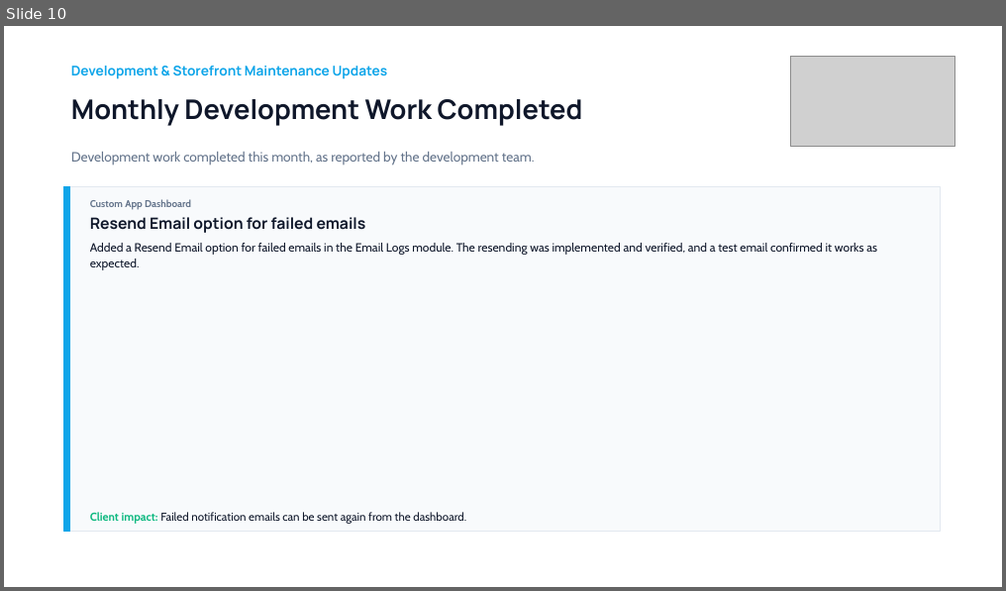
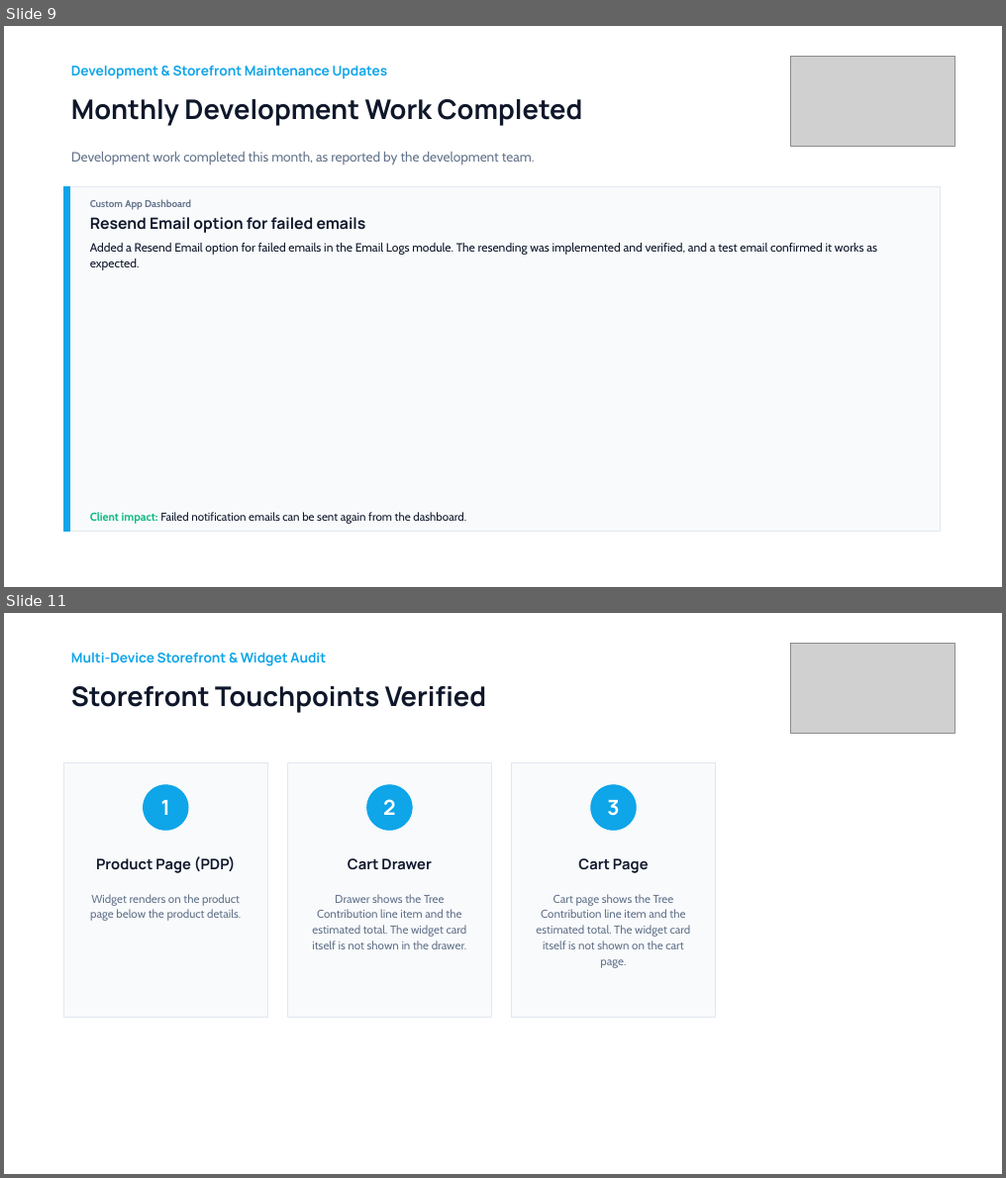
Before and after one commit to jash-webdesk/monthly-monitoring-testing-system, a slide deck: reports/integrity-reforestation/2026-11/Monthly_Monitoring_Report_November_2026.pptx. Shown one above the other, each under a label of ours: slide 10 before the commit, slides 9 and 11 after it; the slides between them are not shown. The pictures are 1006x591 and 1006x1178 pixels, drawn with LibreOffice and Linux fonts; fonts in the diff are those of the drawing; grey boxes stand for pictures. Boxes give left, top, right and bottom in pixels: in the first picture for what was removed or moved away, otherwise in the second. Text is boxed around its words. In the diff, an @@ line names an element or a change of style, - is before the commit and + after.

```diff
--- a/reports/integrity-reforestation/2026-11/Monthly_Monitoring_Report_November_2026.pptx
+++ b/reports/integrity-reforestation/2026-11/Monthly_Monitoring_Report_November_2026.pptx
@@ slide 11 added at box(4, 613, 1002, 1174), background #FFFFFF @@
@@ text added at box(71, 653, 326, 666), 13 pt, text #0EA5E9, bold @@
+Multi-Device Storefront & Widget Audit
@@ picture added at box(790, 643, 954, 733) @@
@@ text added at box(71, 686, 487, 713), 26 pt, text #0F172A, bold @@
+Storefront Touchpoints Verified
@@ rectangle added at box(63, 762, 267, 1017), fill #F8FAFC, outline #E2E8F0 1 pt @@
@@ ellipse added at box(144, 785, 188, 830), fill #0EA5E9, outline #0EA5E9 1 pt @@
@@ rectangle added at box(288, 762, 491, 1017), fill #F8FAFC, outline #E2E8F0 1 pt @@
@@ ellipse added at box(367, 785, 412, 830), fill #0EA5E9, outline #0EA5E9 1 pt @@
@@ rectangle added at box(512, 762, 715, 1017), fill #F8FAFC, outline #E2E8F0 1 pt @@
@@ ellipse added at box(591, 785, 636, 830), fill #0EA5E9, outline #0EA5E9 1 pt @@
@@ text added at box(161, 800, 170, 815), 20 pt, text #FFFFFF, bold @@
+1
@@ text added at box(383, 799, 396, 815), 20 pt, text #FFFFFF, bold @@
+2
@@ text added at box(607, 800, 619, 816), 20 pt, text #FFFFFF, bold @@
+3
@@ text added at box(96, 857, 236, 873), 14 pt, text #0F172A, bold @@
+Product Page (PDP)
@@ text added at box(348, 859, 431, 870), 14 pt, text #0F172A, bold @@
+Cart Drawer
@@ text added at box(578, 859, 648, 873), 14 pt, text #0F172A, bold @@
+Cart Page
@@ text added at box(90, 894, 241, 921), 11 pt, text #64748B @@
+Widget renders on the product page below the product details.
@@ text added at box(312, 894, 467, 950), 11 pt, text #64748B @@
+Drawer shows the Tree Contribution line item and the estimated total. The widget card itself is not shown in the drawer.
@@ text added at box(536, 894, 691, 968), 11 pt, text #64748B @@
+Cart page shows the Tree Contribution line item and the estimated total. The widget card itself is not shown on the cart page.
@@ what was slide 10 is now slide 9 @@
```
Also in this commit, not shown: 6 other slides added, 1 slide removed, 4 other files.
